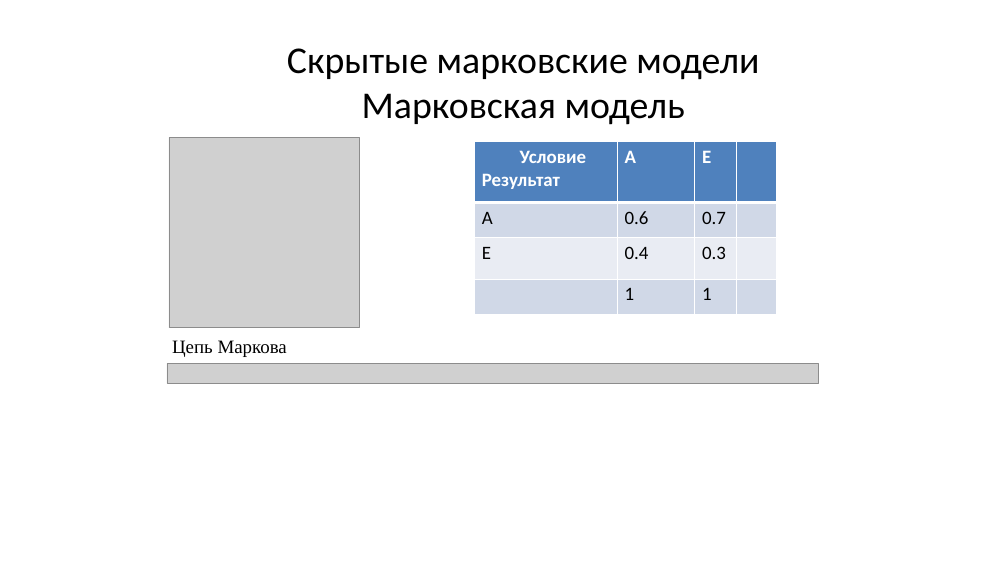
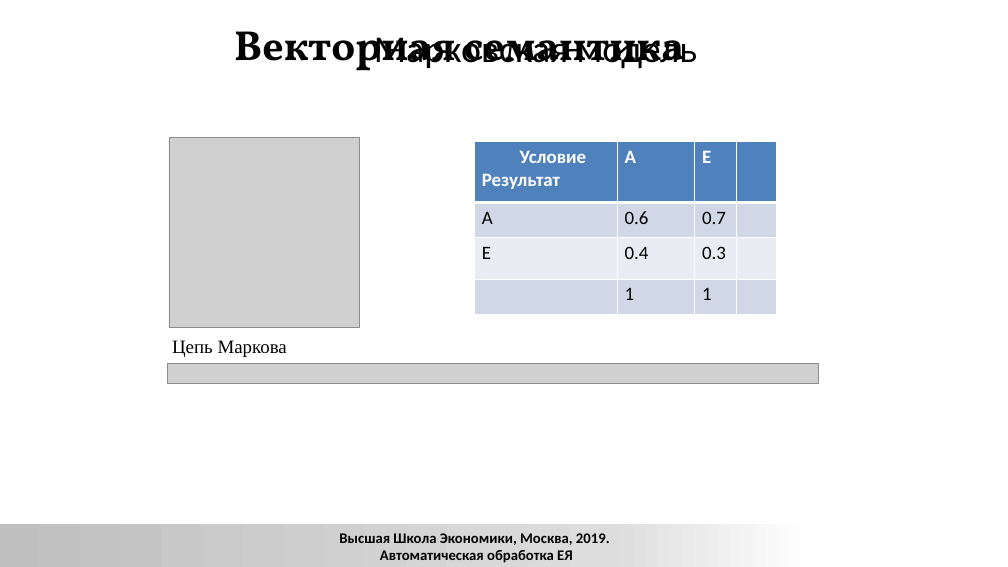
Before and after one commit to xngoli/nlp2019, a slide deck: slide 61 of lectures/2019_CL1_L_disambiguation.pptx. Drawn at 1008x567 pixels with LibreOffice and Linux fonts; fonts in the diff are those of the drawing; grey boxes stand for pictures; background and template pictures are left out. Boxes give left, top, right and bottom in pixels: in the first picture for what was removed or moved away, otherwise in the second. Text is boxed around its words. In the diff, an @@ line names an element or a change of style, - is before the commit and + after.

```diff
--- a/lectures/2019_CL1_L_disambiguation.pptx
+++ b/lectures/2019_CL1_L_disambiguation.pptx
@@ text added at bbox=[234, 31, 685, 71], 40 pt, text #000000, bold @@
+Векторная семантика
@@ title at bbox=[374, 37, 697, 69]: text changed @@
-Скрытые марковские модели
-Марковская модель
+Марковская модель
@@ rectangle added at bbox=[0, 524, 814, 567], fill gradient #BFBFBF to #DDDDDD to #FFFFFF @@
@@ rectangle added at bbox=[0, 524, 814, 567], fill gradient #BFBFBF to #DDDDDD to #FFFFFF @@
@@ text added at bbox=[299, 522, 634, 562], 14 pt, text #000000, bold @@
+Высшая Школа Экономики, Москва, 2015. С.Ю.
+Толдова. Компьютерная лингвистика 2
@@ text added at bbox=[339, 533, 610, 563], 14 pt, text #000000, bold @@
+Высшая Школа Экономики, Москва, 2019.
+Автоматическая обработка ЕЯ
```
Also in this commit, not shown: 16 other slides changed, 10 slides added, 3 slides removed, 2 other files.
